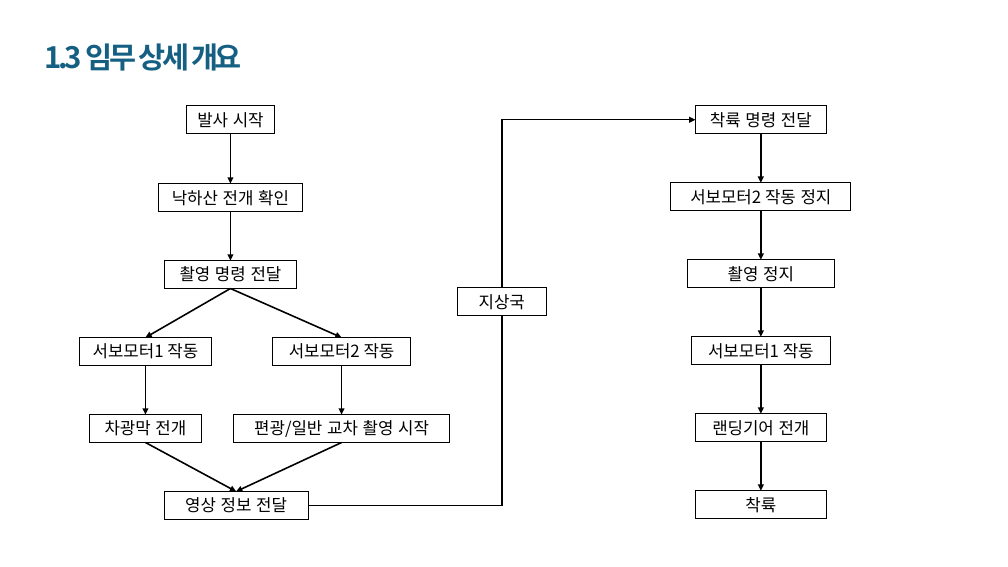
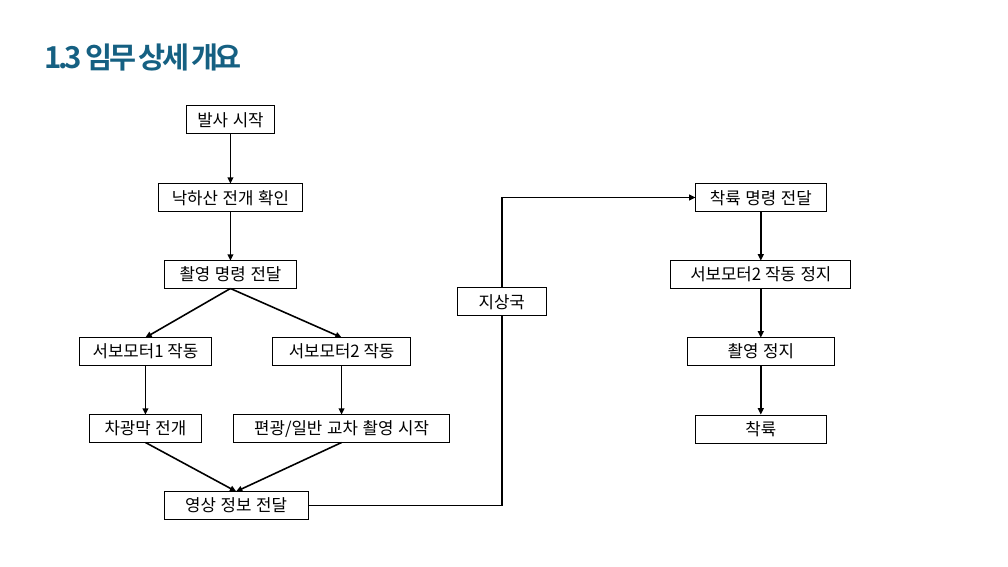
Before and after one commit to junseopkim-dev/HanaDulSAT, a slide deck: slide 7 of 하나둘SAT 중간.pptx. Drawn at 1008x567 pixels with LibreOffice and Linux fonts; fonts in the diff are those of the drawing. Boxes give left, top, right and bottom in pixels: in the first picture for what was removed or moved away, otherwise in the second. Text is boxed around its words. In the diff, an @@ line names an element or a change of style, - is before the commit and + after.

```diff
--- a/하나둘SAT 중간.pptx
+++ b/하나둘SAT 중간.pptx
@@ elbow arrow moved from (309, 506) - (696, 119) to (309, 506) - (696, 197) @@
@@ 3 rectangles, 1 arrow: place and size @@
-3 rectangles, 1 arrow at [671,106,851,287]
+3 rectangles, 1 arrow at [671,184,851,365]
@@ rectangle removed at [692,337,830,364] @@
-서보모터1 작동
@@ arrow moved from (761, 288) - (761, 337) to (761, 365) - (761, 414) @@
@@ arrow removed from (761, 364) to (761, 414) @@
@@ rectangle "착륙": place and size @@
-rectangle "착륙" at [696,491,827,519]
+rectangle "착륙" at [696,415,827,443]
@@ rectangle removed at [696,414,827,442] @@
-랜딩기어 전개
@@ arrow removed from (761, 442) to (761, 491) @@
```
Also in this commit, not shown: 2 other slides changed.
